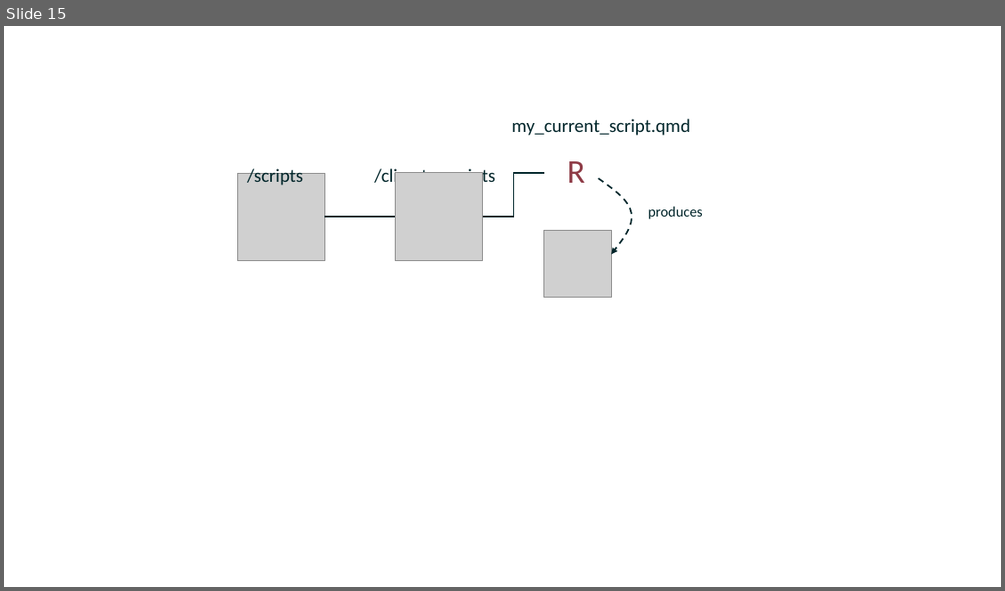
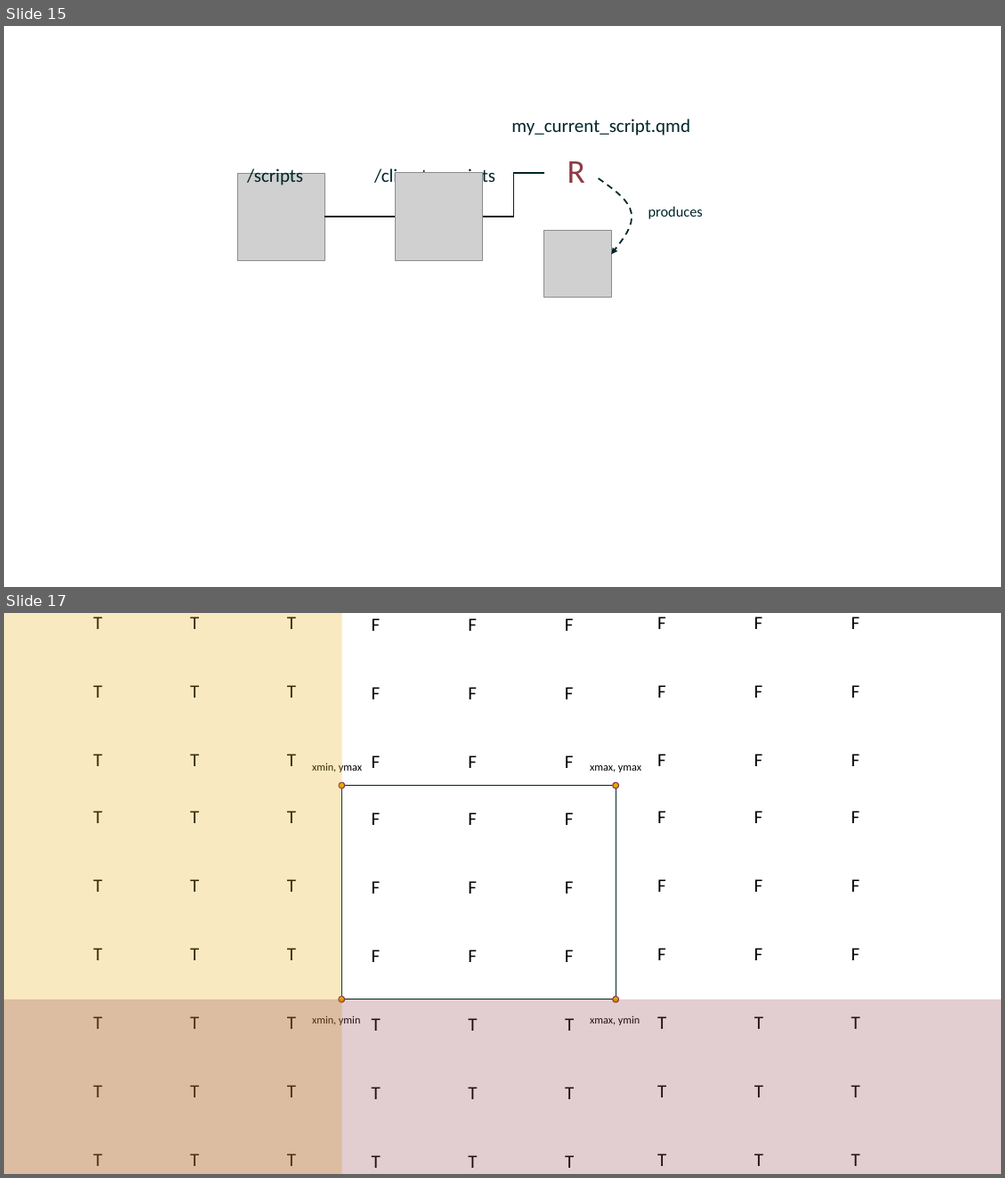
Before and after one commit to add-am/website, a slide deck: images/listing_images.pptx. Shown one above the other, each under a label of ours: slide 15 before the commit, slides 15 and 17 after it; the slides between them are not shown. The pictures are 1005x591 and 1005x1178 pixels, drawn with LibreOffice and Linux fonts; fonts in the diff are those of the drawing; grey boxes stand for pictures. Boxes give left, top, right and bottom in pixels: in the first picture for what was removed or moved away, otherwise in the second. Text is boxed around its words. In the diff, an @@ line names an element or a change of style, - is before the commit and + after.

```diff
--- a/images/listing_images.pptx
+++ b/images/listing_images.pptx
@@ slide 17 added at bbox=[4, 613, 1001, 1174], background #FFFFFF @@
@@ group added at bbox=[4, 613, 1001, 1174]: 85 texts, 4 ellipses, 3 rectangles @@
+xmin, ymax
+xmin, ymin
+xmax, ymin
+xmax, ymax
+F
+F
+F
+F
+F
+F
+F
+F
+F
+F
+F
+F
+F
+F
+F
+F
+F
+F
+T
+T
+T
+T
+T
+T
+T
+T
+T
+F
+F
+F
+F
+F
+F
+F
+F
+F
+F
+F
+F
+F
+F
+F
+F
+F
+F
+T
+T
+T
+T
+T
+T
+T
+T
+T
+T
+T
+T
+T
+T
+T
+T
+T
+T
+T
+T
+T
+T
+T
+T
+T
+T
+T
+T
+T
+T
+T
+T
+T
+T
+T
+T
```
Also in this commit, not shown: 3 other slides added, 15 other files.
